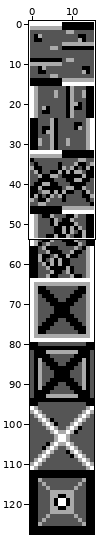
File history of a pixel-art file, assets/walls-base.aseprite. Above: a wide view before the commit, with the close-up outlined.
Close-up. Earlier state:
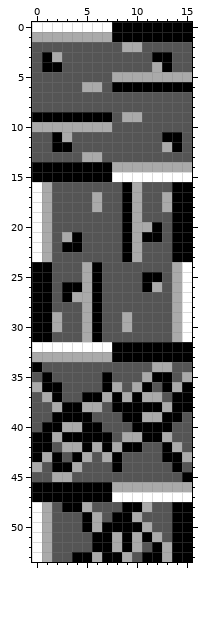
16x128 pixels, 1 frame. Shown: x 0..15, y 0..53.
New version:
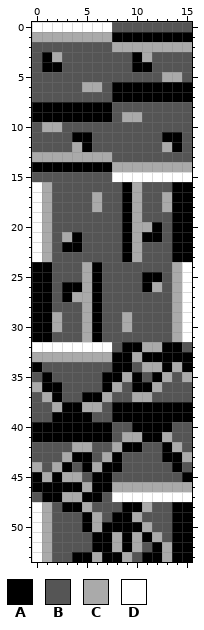
Palette (. is transparent): A #000000  B #555555  C #aaaaaa  D #ffffff
Difference:
y 0: x 8..15 AAAAAAAA -> BBBBBBBB
y 2: x 8 B -> C; x 11..15 BBBBB -> CCCCC
y 3: x 10..13 BBAA -> ACBB
y 4: x 10..13 BBCA -> AABB
y 5: x 8..12 CCCCC -> BBBBB; x 15 C -> B
y 7: x 8..15 BBBBBBBB -> AAAAAAAA
y 8: x 0..7 BBBBBBBB -> AAAAAAAA
y 10: x 0 C -> B; x 3..7 CCCCC -> BBBBB
y 11: x 2..5 ACBB -> BBAA
y 12: x 2..5 AABB -> BBCA
y 13: x 0..4 BBBBB -> CCCCC; x 7 B -> C
y 15: x 0..7 AAAAAAAA -> BBBBBBBB
y 32: x 8 A -> B; x 11..12 AA -> CC; x 15 A -> B
y 33: x 10 A -> C
y 34: x 8..9 BB -> AA; x 11 B -> C; x 13..15 CBB -> ACA
y 35: x 8..11 BBBC -> ACAB; x 13 A -> C
y 36: x 10 C -> A; x 12..15 BACA -> CBBB
y 37: x 8..10 ACA -> BBC; x 12 C -> B; x 14..15 AA -> BB
y 38: x 13 C -> A
y 39: x 8 B -> A; x 11..12 CC -> AA; x 15 B -> A
y 40: x 0 B -> A; x 3..4 CC -> AA; x 7 B -> A
y 41: x 2 C -> A
y 42: x 0..1 AA -> BB; x 3 C -> B; x 5..7 ACA -> CBB
y 43: x 0..3 ACAB -> BBBC; x 5 C -> A
y 44: x 2 A -> C; x 4..7 CBBB -> BACA
y 45: x 0..2 BBC -> ACA; x 4 B -> C; x 6..7 BB -> AA
y 46: x 5 A -> C
y 47: x 0 A -> B; x 3..4 AA -> CC; x 7 A -> B
Pixel boxes of the changes (left, top, right, bottom) in both close-ups:
changed: (32, 22, 192, 182)
changed: (32, 342, 192, 502)
